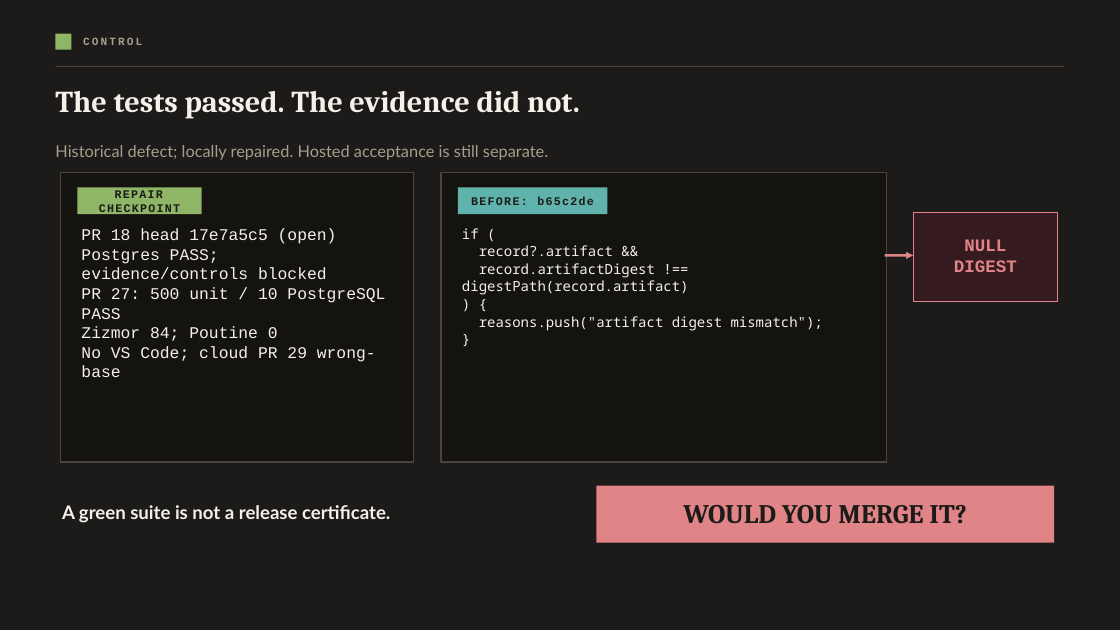
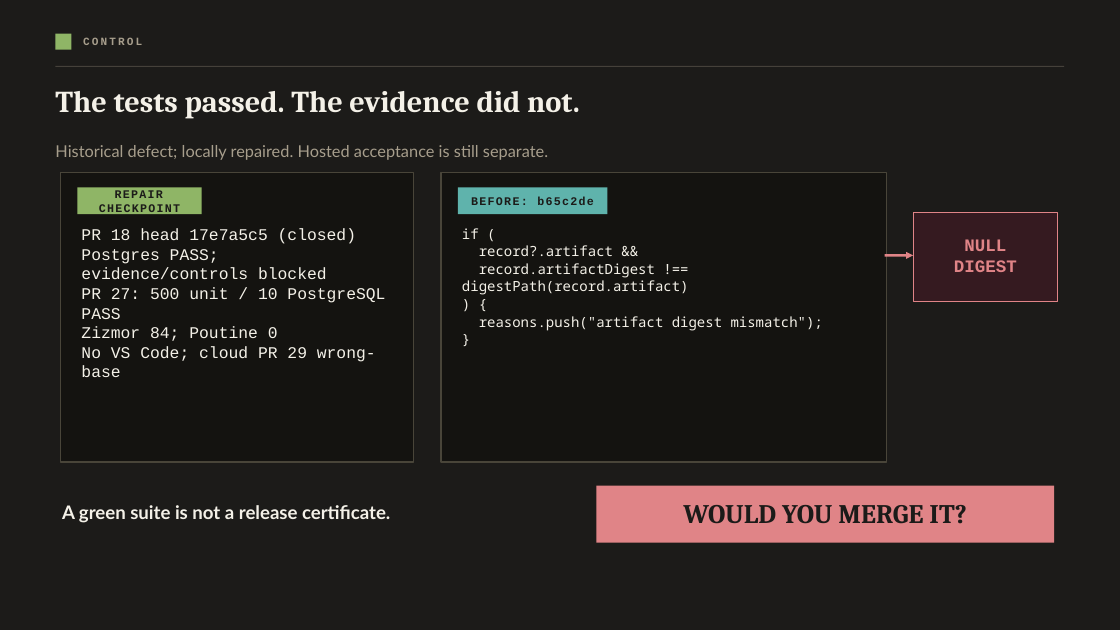
Before and after one commit to webmaxru/ai-engineering-system, a slide deck: slide 6 of From-agents-to-engineering-systems.pptx. Drawn at 1120x630 pixels with LibreOffice and Linux fonts; fonts in the diff are those of the drawing. Boxes give left, top, right and bottom in pixels: in the first picture for what was removed or moved away, otherwise in the second. Text is boxed around its words. In the diff, an @@ line names an element or a change of style, - is before the commit and + after.

```diff
--- a/From-agents-to-engineering-systems.pptx
+++ b/From-agents-to-engineering-systems.pptx
@@ text at (x1=81, y1=228, x2=356, y2=244): text changed @@
-PR 18 head 17e7a5c5 (open)
+PR 18 head 17e7a5c5 (closed)
```
Also in this commit, not shown: 1 other slide changed, 8 other files.
